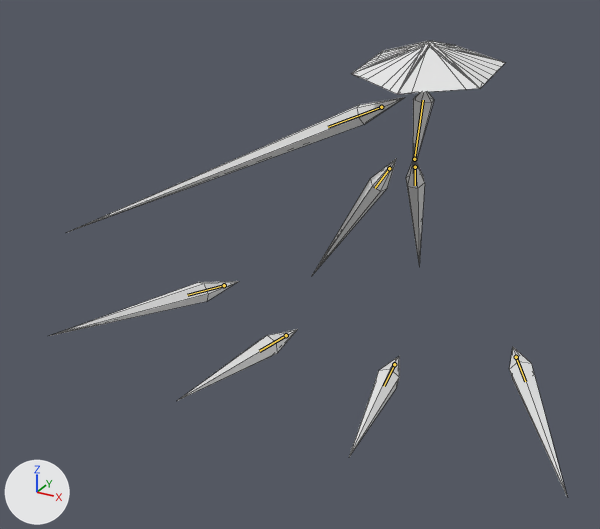
What one commit did to the glTF model glb_imports/ClarityDressShards.glb.
Camera for both pictures: a 50 mm camera at (27.1, -71.7, 26.9) aimed at (-7.5, -8.8, -4.6). The lights are fixed; the arrows at lower left show +X, +Y and +Z. The first picture is the older version. Both versions are drawn at frame 80 of the action 'QuadShardSequence1'; the numbers are the values there. The bones that change, and the others that lie on the model, are drawn over the model as lines. Mesh edges are drawn as thin lines.

The first picture shows 'Arm', 'BackLeft', 'BackRight', 'Center', 'FrontLeft', 'FrontRight', 'Hat', 'MiddleLeft', 'MiddleRight'.
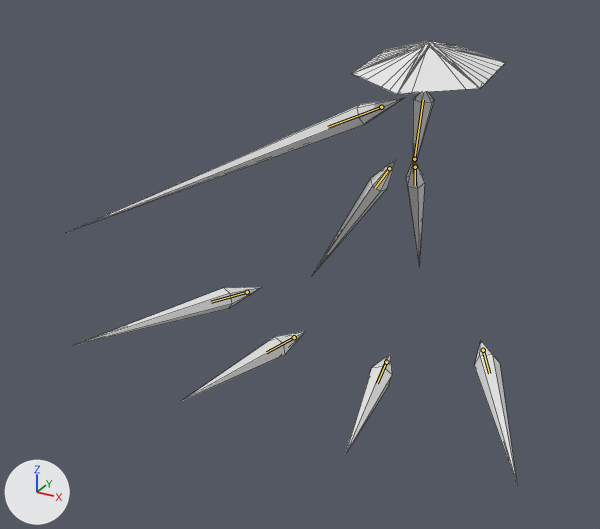
What the commit changed:
Bone 'Middle.L' (bone_middle_l) moves from (19.18, 3.76, 12.1) to (-5.25, 11.1, 12.03).
Bone 'Middle.L' (bone_middle_l) turns from (115, -7, 83) to (65, 3, 84) degrees about its own x, y and z.
Bone 'Front.L' (bone_front_l) moves from (9.05, 11.35, 10.79) to (8.33, 11.52, 10.67).
Bone 'Front.L' (bone_front_l) turns from (77, -6, -62) to (75, -4, -62) degrees about its own x, y and z.
Bone 'Middle.R' (bone_middle_r) moves from (-19.18, 3.76, 12.1) to (5.25, 11.1, 12.03).
Bone 'Middle.R' (bone_middle_r) turns from (115, 7, -83) to (65, -3, -84) degrees about its own x, y and z.
Bone 'Front.R' (bone_front_r) moves from (-9.05, 11.35, 10.79) to (-8.33, 11.52, 10.67).
Bone 'Front.R' (bone_front_r) turns from (77, 6, 62) to (75, 4, 62) degrees about its own x, y and z.

Changed parts and their boxes (x1, y1, x2, y2) in the pictures (600 x 529 px):
'MiddleRight', posed (220% wider, 60% shorter): before (509, 347, 567, 496); after (73, 287, 261, 346)
'MiddleLeft', posed (77% narrower, 155% taller): before (50, 281, 239, 336); after (474, 341, 517, 483)
'FrontLeft', posed: before (177, 329, 298, 401); after (182, 331, 305, 401)
'FrontRight', posed: before (349, 356, 399, 457); after (345, 353, 392, 455)
bone 'Middle.L', root to tip: before (224, 285) to (187, 295); after (483, 350) to (489, 373)
bone 'Front.L', root to tip: before (286, 335) to (259, 351); after (294, 337) to (266, 352)
bone 'Middle.R', root to tip: before (516, 357) to (525, 381); after (247, 292) to (211, 302)
bone 'Front.R', root to tip: before (394, 364) to (384, 386); after (386, 362) to (377, 383)
